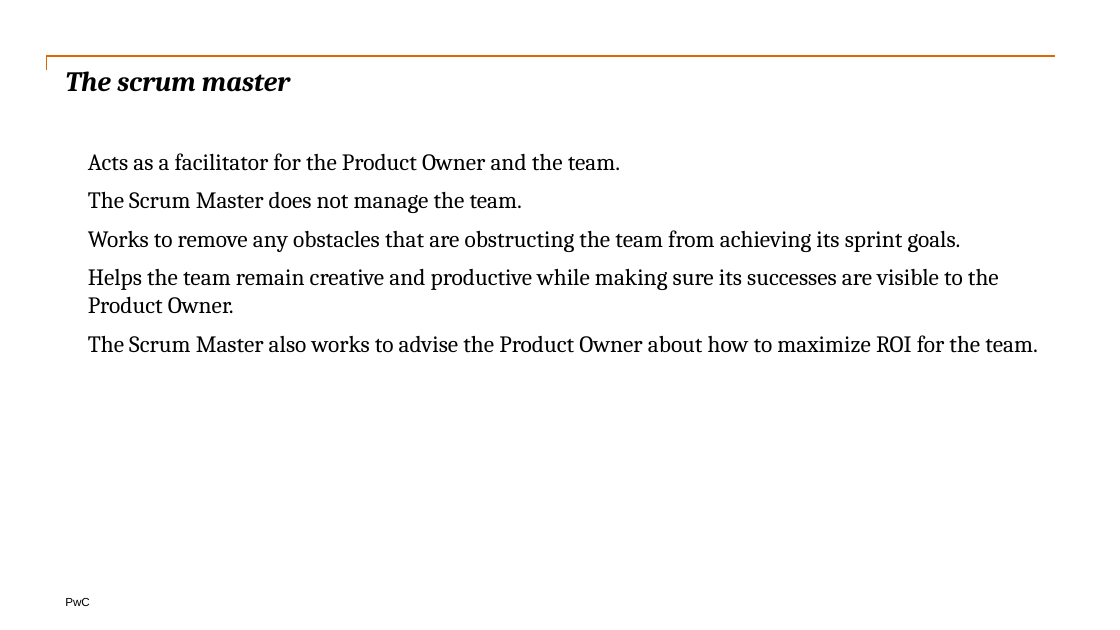
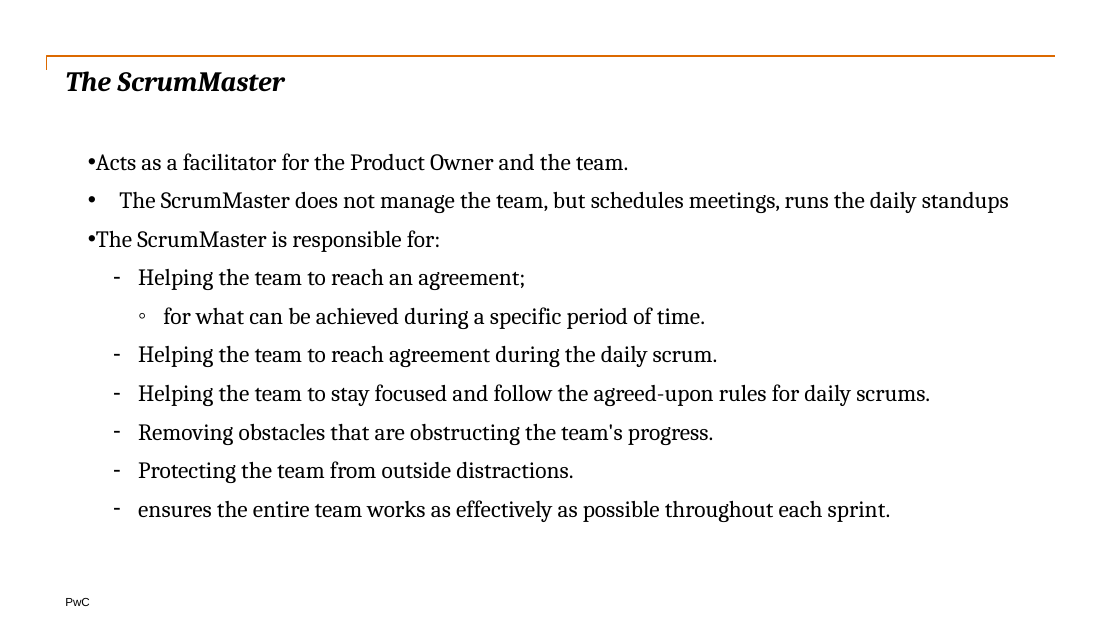
Before and after one commit to nadee158/reference_docs, a slide deck: slide 16 of doc/scrum_introduction.pptx (slide 10 before the commit). Drawn at 1120x630 pixels with LibreOffice and Linux fonts; fonts in the diff are those of the drawing. Boxes give left, top, right and bottom in pixels: in the first picture for what was removed or moved away, otherwise in the second. Text is boxed around its words. In the diff, an @@ line names an element or a change of style, - is before the commit and + after.

```diff
--- a/doc/scrum_introduction.pptx
+++ b/doc/scrum_introduction.pptx
@@ title at box(65, 71, 284, 92): text changed @@
-The scrum master
+The ScrumMaster
@@ text at box(96, 153, 628, 171): bullet none to • @@
@@ text at box(96, 191, 1009, 522): text changed @@
-The Scrum Master does not manage the team.
-Works to remove any obstacles that are obstructing the team from achieving its sprint goals.
-Helps the team remain creative and productive while making sure its successes are visible to the Product Owner.
-The Scrum Master also works to advise the Product Owner about how to maximize ROI for the team.
+  • The ScrumMaster does not manage the team, but schedules meetings, runs the daily standups
+• The ScrumMaster is responsible for:
+    – Helping the team to reach an agreement;
+      ◦ for what can be achieved during a specific period of time.
+    – Helping the team to reach agreement during the daily scrum.
+    – Helping the team to stay focused and follow the agreed-upon rules for daily scrums.
+    – Removing obstacles that are obstructing the team's progress.
+    – Protecting the team from outside distractions.
+    – ensures the entire team works as effectively as possible throughout each sprint.
```
Also in this commit, not shown: 14 other slides changed, 15 slides added, 2 other files.
